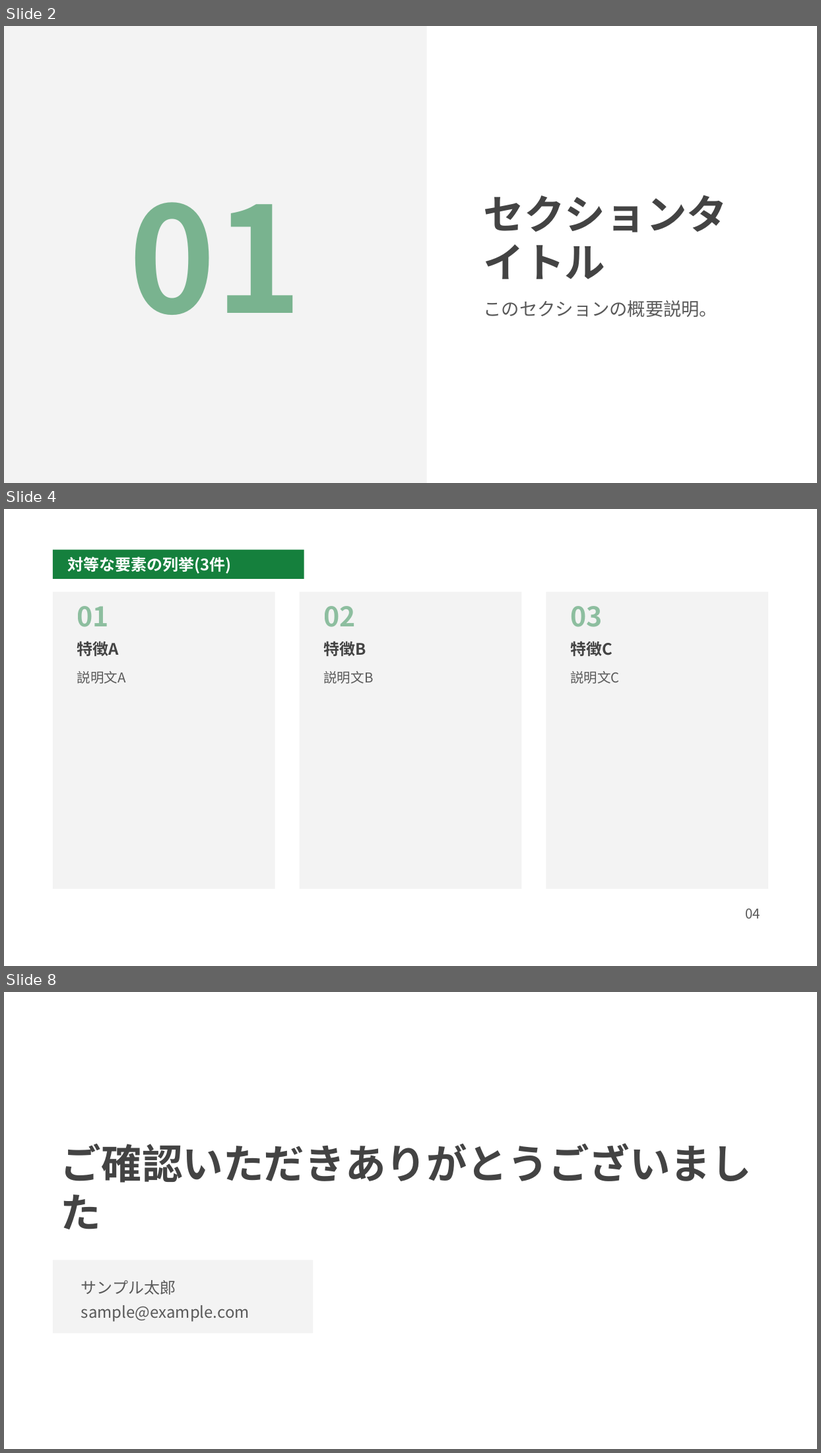
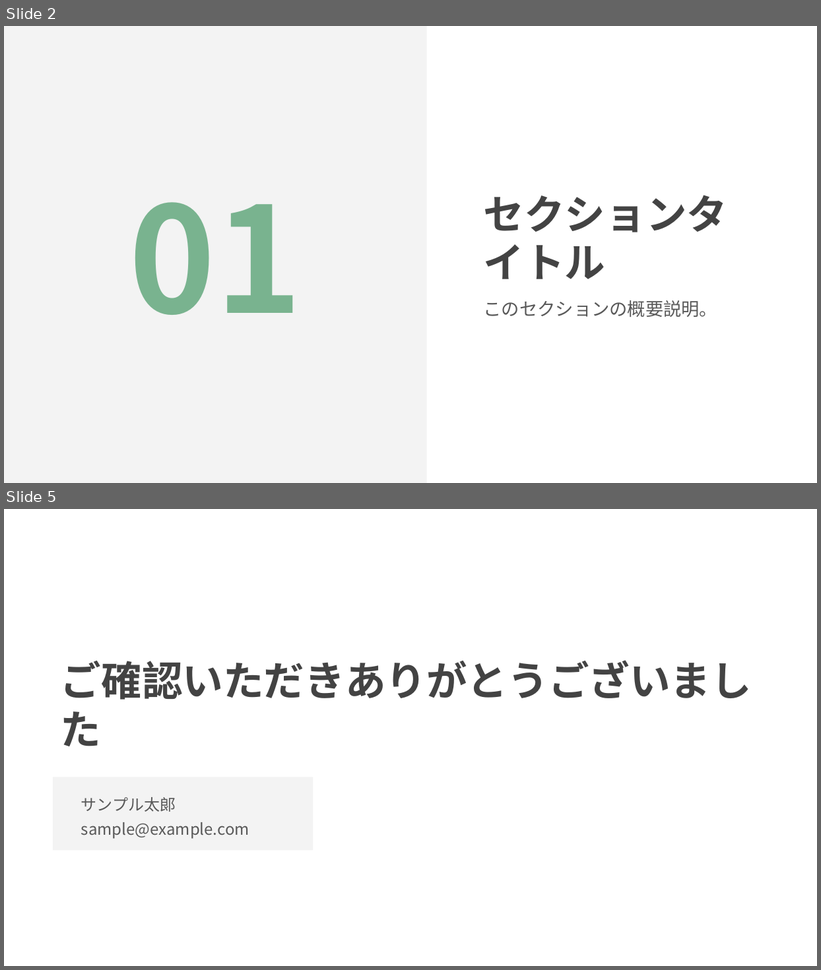
Before and after one commit to penta-air/pptx-origin, a slide deck: design-system/default/preview.pptx. Shown one above the other, each under a label of ours: slides 2, 4 and 8 before the commit, slides 2 and 5 after it; the slides between them are not shown. The pictures are 821x1453 and 821x970 pixels, drawn with LibreOffice and Linux fonts; fonts in the diff are those of the drawing. Boxes give left, top, right and bottom in pixels: in the first picture for what was removed or moved away, otherwise in the second. Text is boxed around its words. In the diff, an @@ line names an element or a change of style, - is before the commit and + after.

```diff
--- a/design-system/default/preview.pptx
+++ b/design-system/default/preview.pptx
@@ slide 4 removed at bbox=[4, 509, 817, 966], background #FFFFFF @@
@@ rectangle removed at bbox=[53, 550, 304, 579] @@
@@ text removed at bbox=[67, 557, 231, 574] @@
-対等な要素の列挙(3件)
@@ rectangle removed at bbox=[53, 592, 275, 889] @@
@@ text removed at bbox=[77, 606, 109, 627] @@
-01
@@ rectangle removed at bbox=[299, 592, 521, 889] @@
@@ text removed at bbox=[323, 606, 355, 627] @@
-02
@@ rectangle removed at bbox=[547, 592, 768, 889] @@
@@ text removed at bbox=[570, 606, 602, 627] @@
-03
@@ text removed at bbox=[77, 641, 119, 656] @@
-特徴A
@@ text removed at bbox=[323, 641, 366, 656] @@
-特徴B
@@ text removed at bbox=[570, 641, 613, 656] @@
-特徴C
@@ text removed at bbox=[77, 671, 126, 684] @@
-説明文A
@@ text removed at bbox=[323, 671, 373, 684] @@
-説明文B
@@ text removed at bbox=[570, 671, 620, 684] @@
-説明文C
@@ text removed at bbox=[745, 909, 760, 919] @@
-04
@@ what was slide 8 is now slide 5 @@
```
Also in this commit, not shown: 2 slides changed, 2 other slides removed, 13 other files.
